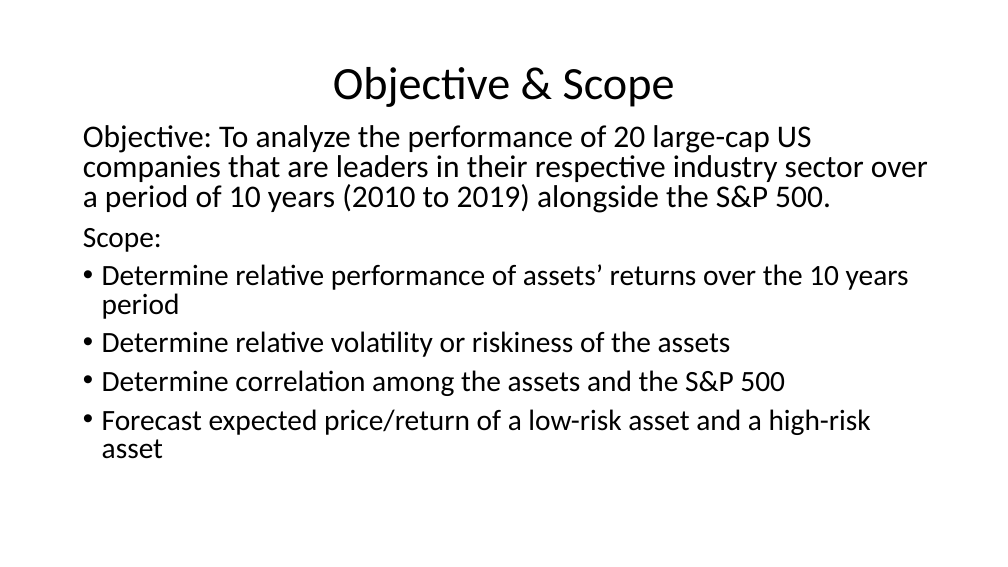
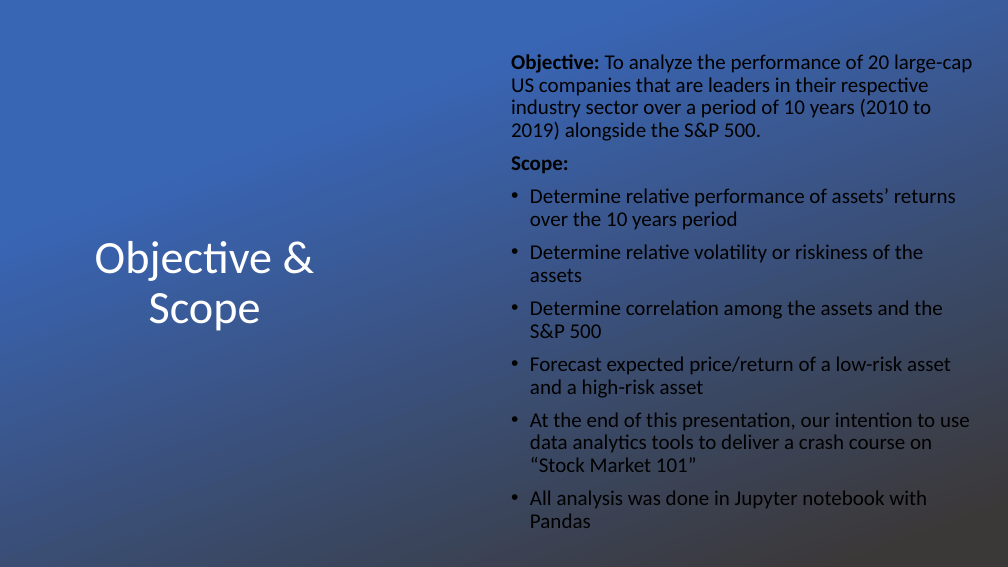
Before and after one commit to claybeaver/Group9_Project1, a slide deck: slide 2 of Final_Presentation.pptx. Drawn at 1008x567 pixels with LibreOffice and Linux fonts; fonts in the diff are those of the drawing; background and template pictures are left out. Boxes give left, top, right and bottom in pixels: in the first picture for what was removed or moved away, otherwise in the second. Text is boxed around its words. In the diff, an @@ line names an element or a change of style, - is before the commit and + after.

Commit message:
Started merging Tunde Narrative (9/15) with PPT & Implement Design theme. New Charts in Images & .IPYNB File

```diff
--- a/Final_Presentation.pptx
+++ b/Final_Presentation.pptx
@@ rectangle added at (0,0,1008,567), fill gradient #3965B5 to #3B3838 @@
@@ text "Objective: To analyze the performance ...": place and size @@
-text "Objective: To analyze the performance ..." at (83,125,928,459)
+text "Objective: To analyze the performance ..." at (511,54,972,528)
@@ text "Objective: To analyze the performance ..." at (511,54,972,528): vertical alignment top to middle @@
@@ text at (511,54,972,398): size 30 to 20 pt in "Objective: To analyze the performance of 20 ..."; bold on in "Objective:", "Scope:"; size 28 to 20 pt in "Scope:", "Determine relative performance of assets’ returns over ...", "Determine relative volatility or riskiness of the ...", "Determine correlation among the assets and the ..." and 1 more places; line spacing 0.8 to 0.9 @@
@@ title "Objective & Scope": place and size @@
-title "Objective & Scope" at (333,67,675,107)
+title "Objective & Scope" at (95,241,272,331)
@@ title "Objective & Scope" at (95,241,272,331): text colour #000000 to #FFFFFF @@
@@ text at (530,412,970,528): paragraphs added @@
+• At the end of this presentation, our intention to use data analytics tools to deliver a crash course on “Stock Market 101”
+• All analysis was done in Jupyter notebook with Pandas
```
Also in this commit, not shown: 7 other slides changed, 1 slide added, 1 slide removed, 28 other files.
